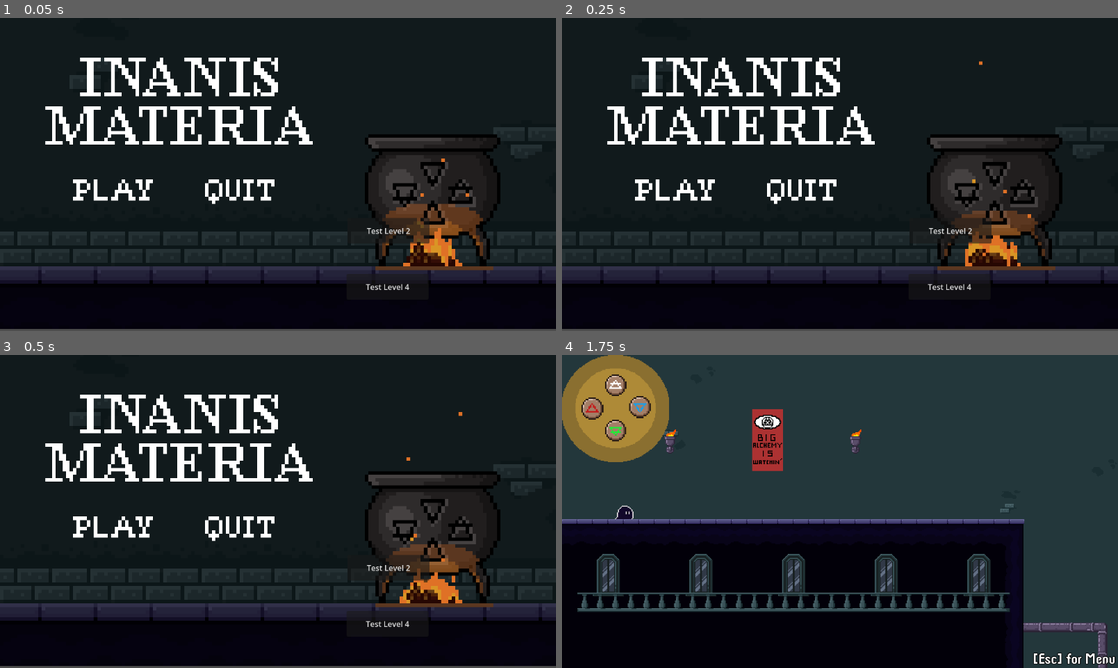
Above: before the commit, frames 1-4 (two rows, left to right).
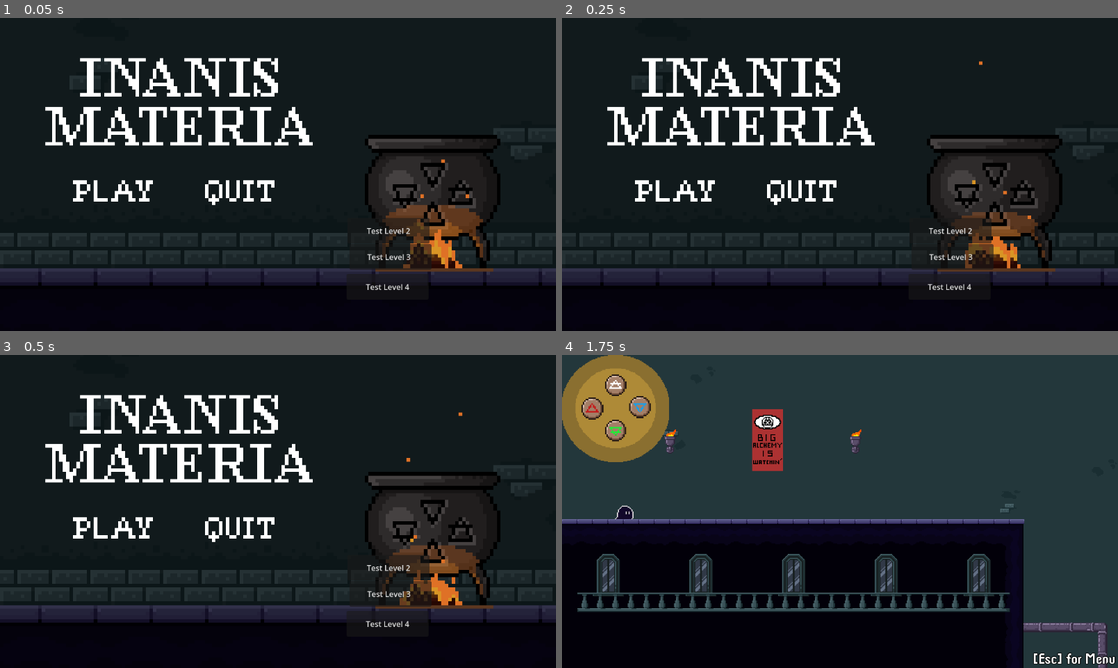
Above: after the commit, the same moments.

Repository: XChronosCS/Inanis-Materia
Game: Godot game, scene res://main.tscn
Two runs of this game, one before a commit and one after it. Both use one fixed random seed, a clock stepped at 60 frames per second and the inputs below.
Inputs:
- Up to frame 1 (0.05 s): no input
- Up to frame 2 (0.25 s): no input
- Up to frame 3 (0.5 s): no input
- Up to frame 4 (1.75 s): click "Test Level 2" at 0.5 s; click "Test Level 4" at 1.25 s

The runs differ from the first frame. In frame 1, 4.9% of the frame differs, in the area x 0-100%, y 12-100%; in frame 2, 4.9%; in frame 3, 4.9%; in frame 4, nothing differs.

Commit message:
August 7th Added Audio Support

Diff:
--- a/Assets/Levels/Level 1/level_1.tscn
+++ b/Assets/Levels/Level 1/level_1.tscn
@@ -12,6 +12,7 @@
 [ext_resource type="Texture2D" uid="uid://heqthntuse7i" path="res://Assets/Sprites/Next Level Sign.png" id="7_ohl0y"]
 [ext_resource type="PackedScene" uid="uid://enc2cv2i2cqb" path="res://Assets/Objects/Collectables/InfoBall.tscn" id="8_df1yq"]
 [ext_resource type="PackedScene" uid="uid://dquugpob5xs2g" path="res://Assets/Objects/textbox.tscn" id="9_cpnoc"]
+[ext_resource type="AudioStream" uid="uid://bnr7ptvr0lgm3" path="res://Assets/Audio/SFX/Background/atmosbasement.mp3_.mp3" id="13_sjd44"]
 
 [sub_resource type="AtlasTexture" id="AtlasTexture_wa1hs"]
 atlas = ExtResource("7_8l23j")
@@ -203,6 +204,10 @@
 position = Vector2(2245, -1062)
 shape = SubResource("RectangleShape2D_eglc8")
 
+[node name="AudioStreamPlayer" type="AudioStreamPlayer" parent="."]
+stream = ExtResource("13_sjd44")
+autoplay = true
+
 [connection signal="body_entered" from="Elemental Powers" to="." method="_on_elemental_powers_body_entered"]
 [connection signal="body_entered" from="InfoBall1" to="." method="_on_info_ball_1_body_entered"]
 [connection signal="body_entered" from="InfoBall2" to="." method="_on_info_ball_2_body_entered"]
--- a/Assets/Levels/Level 2/level_2.gd
+++ b/Assets/Levels/Level 2/level_2.gd
@@ -4,6 +4,7 @@
 @onready var textbox1 = $L2Textbox1
 @onready var textbox2 = $L2Textbox2
 @onready var player = $Player
+@onready var audio_player = $AudioStreamPlayer
 @onready var starting_position_x = 0
 @onready var starting_position_y = 0
 
--- a/Assets/Levels/Level 2/level_2.tscn
+++ b/Assets/Levels/Level 2/level_2.tscn
@@ -12,8 +12,10 @@
 [ext_resource type="Script" path="res://Assets/Objects/Environmental Hazards/Wind Current/WindCurrent.gd" id="8_5nro1"]
 [ext_resource type="Texture2D" uid="uid://bdxx05miv3l3d" path="res://Assets/Sprites/Wind Current.png" id="9_plwok"]
 [ext_resource type="Script" path="res://Interactions/Interaction Area/interaction_area.gd" id="10_x0r6c"]
+[ext_resource type="AudioStream" uid="uid://2kit48th7l8p" path="res://Assets/Audio/SFX/Inanis/air_move.wav" id="11_dxx3k"]
 [ext_resource type="PackedScene" uid="uid://dquugpob5xs2g" path="res://Assets/Objects/textbox.tscn" id="11_joc4n"]
 [ext_resource type="PackedScene" uid="uid://enc2cv2i2cqb" path="res://Assets/Objects/Collectables/InfoBall.tscn" id="12_5o3pk"]
+[ext_resource type="AudioStream" uid="uid://bnr7ptvr0lgm3" path="res://Assets/Audio/SFX/Background/atmosbasement.mp3_.mp3" id="15_6u0c8"]
 
 [sub_resource type="AtlasTexture" id="AtlasTexture_w38uw"]
 atlas = ExtResource("9_plwok")
@@ -202,6 +204,9 @@
 position = Vector2(0, -87.875)
 shape = SubResource("RectangleShape2D_566kt")
 
+[node name="AudioStreamPlayer" type="AudioStreamPlayer" parent="WindCurrent"]
+stream = ExtResource("11_dxx3k")
+
 [node name="L2Textbox1" parent="." instance=ExtResource("11_joc4n")]
 visible = false
 full_text = Array[String](["This pipe here has broken, releasing a stream of gas. You can use the Alchemical Power of A …(322 unchanged characters)…
@@ -240,6 +245,10 @@
 [node name="CollisionShape2D" type="CollisionShape2D" parent="Area2D"]
 position = Vector2(916, 362)
 shape = SubResource("RectangleShape2D_bknrv")
+
+[node name="AudioStreamPlayer" type="AudioStreamPlayer" parent="."]
+stream = ExtResource("15_6u0c8")
+autoplay = true
 
 [connection signal="body_entered" from="WindCurrent/WindInteractionArea" to="WindCurrent" method="_on_wind_interaction_area_body_entered"]
 [connection signal="body_entered" from="WindCurrent/WindInteractionArea" to="WindCurrent/WindInteractionArea" method="_on_body_entered"]
--- a/Assets/Levels/Level 3/level_3.tscn
+++ b/Assets/Levels/Level 3/level_3.tscn
@@ -18,6 +18,7 @@
 [ext_resource type="PackedScene" uid="uid://enc2cv2i2cqb" path="res://Assets/Objects/Collectables/InfoBall.tscn" id="13_5b62b"]
 [ext_resource type="Texture2D" uid="uid://chka0nry1ax5x" path="res://Assets/Sprites/Phlogiston Resistance Symbol.png" id="13_fnjy7"]
 [ext_resource type="Script" path="res://Assets/Objects/Mechanical Objects/TeleportPointA.gd" id="14_jy6tg"]
+[ext_resource type="AudioStream" uid="uid://2kit48th7l8p" path="res://Assets/Audio/SFX/Inanis/air_move.wav" id="15_b0tm2"]
 [ext_resource type="Texture2D" uid="uid://c3xwfqrm8xd85" path="res://Assets/Sprites/Torn Big Alchemy Poster.png" id="15_en2ck"]
 [ext_resource type="Script" path="res://Assets/Objects/Mechanical Objects/TeleportPointB.gd" id="15_hiucy"]
 [ext_resource type="Texture2D" uid="uid://bcpc3kq8wwuec" path="res://Assets/Sprites/Blue Teleport Arrow.png" id="17_01wul"]
@@ -387,6 +388,9 @@
 [node name="CollisionShape2D" type="CollisionShape2D" parent="WindCurrent/WindInteractionArea"]
 position = Vector2(-1, -73.9063)
 shape = SubResource("RectangleShape2D_566kt")
+
+[node name="AudioStreamPlayer" type="AudioStreamPlayer" parent="WindCurrent"]
+stream = ExtResource("15_b0tm2")
 
 [node name="PushableObject" parent="." instance=ExtResource("6_1j4lo")]
 position = Vector2(386, -626)
--- a/Assets/Levels/Level 4/level_4.tscn
+++ b/Assets/Levels/Level 4/level_4.tscn
@@ -23,6 +23,7 @@
 [ext_resource type="Script" path="res://Interactions/Interaction Area/interaction_area.gd" id="18_6bm4j"]
 [ext_resource type="PackedScene" uid="uid://cpwgheyxg1vu7" path="res://Assets/Objects/Platforms/AluFloatingPlatform.tscn" id="19_p3btt"]
 [ext_resource type="PackedScene" uid="uid://rk3ydbcer58e" path="res://Assets/Objects/Environmental Hazards/Wind Current/WindCurrent.tscn" id="20_5eoht"]
+[ext_resource type="AudioStream" uid="uid://2kit48th7l8p" path="res://Assets/Audio/SFX/Inanis/air_move.wav" id="20_5p1fr"]
 [ext_resource type="PackedScene" uid="uid://dfc65dkt4d0u" path="res://Assets/Objects/Mechanical Objects/teleport.tscn" id="22_xxa3t"]
 
 [sub_resource type="RectangleShape2D" id="RectangleShape2D_nonbq"]
@@ -555,6 +556,9 @@
 [node name="CollisionShape2D" type="CollisionShape2D" parent="PushableCauldron3/WindCurrent/WindInteractionArea"]
 position = Vector2(-2, -209.75)
 shape = SubResource("RectangleShape2D_566kt")
+
+[node name="AudioStreamPlayer" type="AudioStreamPlayer" parent="PushableCauldron3/WindCurrent"]
+stream = ExtResource("20_5p1fr")
 
 [node name="AnimationPlayer" type="AnimationPlayer" parent="PushableCauldron3"]
 libraries = {
--- a/Assets/Objects/Environmental Hazards/Wind Current/WindCurrent.gd
+++ b/Assets/Objects/Environmental Hazards/Wind Current/WindCurrent.gd
@@ -7,6 +7,7 @@
 @export var max_height: float = -400
 @export var lift_speed: float = -20
 @onready var lift_enabled = false
+@onready var audio_player = $AudioStreamPlayer
 
 
 func _ready():
@@ -26,6 +27,7 @@
 func _on_interact():
 		DataSave.flags.air_power_activated = not DataSave.flags.air_power_activated
 		player.air_current_animation = not player.air_current_animation
+		audio_player.play()
 		lift_enabled = not lift_enabled
 
 
--- a/Assets/Objects/Environmental Hazards/Wind Current/WindCurrent.tscn
+++ b/Assets/Objects/Environmental Hazards/Wind Current/WindCurrent.tscn
@@ -1,8 +1,9 @@
-[gd_scene load_steps=20 format=3 uid="uid://rk3ydbcer58e"]
+[gd_scene load_steps=21 format=3 uid="uid://rk3ydbcer58e"]
 
 [ext_resource type="Script" path="res://Assets/Objects/Environmental Hazards/Wind Current/WindCurrent.gd" id="1_87e5e"]
 [ext_resource type="Texture2D" uid="uid://bdxx05miv3l3d" path="res://Assets/Sprites/Wind Current.png" id="2_ykl6n"]
 [ext_resource type="Script" path="res://Interactions/Interaction Area/interaction_area.gd" id="3_2yncm"]
+[ext_resource type="AudioStream" uid="uid://2kit48th7l8p" path="res://Assets/Audio/SFX/Inanis/air_move.wav" id="4_sub4q"]
 
 [sub_resource type="AtlasTexture" id="AtlasTexture_w38uw"]
 atlas = ExtResource("2_ykl6n")
@@ -137,6 +138,9 @@
 position = Vector2(-0.5, -64.25)
 shape = SubResource("RectangleShape2D_566kt")
 
+[node name="AudioStreamPlayer" type="AudioStreamPlayer" parent="."]
+stream = ExtResource("4_sub4q")
+
 [connection signal="body_entered" from="WindInteractionArea" to="." method="_on_wind_interaction_area_body_entered"]
 [connection signal="body_entered" from="WindInteractionArea" to="WindInteractionArea" method="_on_body_entered"]
 [connection signal="body_exited" from="WindInteractionArea" to="." method="_on_wind_interaction_area_body_exited"]
--- a/Assets/Objects/Pushable Objects/pushable_cauldron.tscn
+++ b/Assets/Objects/Pushable Objects/pushable_cauldron.tscn
@@ -9,6 +9,7 @@
 [ext_resource type="Script" path="res://Assets/Objects/Environmental Hazards/Wind Current/WindCurrent.gd" id="7_l3s8q"]
 [ext_resource type="Texture2D" uid="uid://bdxx05miv3l3d" path="res://Assets/Sprites/Wind Current.png" id="8_pxgbn"]
 [ext_resource type="Script" path="res://Interactions/Interaction Area/interaction_area.gd" id="9_6k2cn"]
+[ext_resource type="AudioStream" uid="uid://2kit48th7l8p" path="res://Assets/Audio/SFX/Inanis/air_move.wav" id="10_ei5nw"]
 
 [sub_resource type="RectangleShape2D" id="RectangleShape2D_nonbq"]
 size = Vector2(43, 37)
@@ -442,6 +443,9 @@
 position = Vector2(0, -44)
 shape = SubResource("RectangleShape2D_566kt")
 
+[node name="AudioStreamPlayer" type="AudioStreamPlayer" parent="WindCurrent"]
+stream = ExtResource("10_ei5nw")
+
 [node name="AnimationPlayer" type="AnimationPlayer" parent="."]
 libraries = {
 "": SubResource("AnimationLibrary_d7yyk")
--- a/PauseMenu.gd
+++ b/PauseMenu.gd
@@ -18,7 +18,8 @@
 
 
 func _on_quit_pressed():
-	get_tree().quit() # Replace with function body.
+	get_tree().paused = false# Replace with function body.
+	transition.transition_to("res://main.tscn")
 
 
 func _on_resume_pressed():
--- a/PauseMenu.tscn
+++ b/PauseMenu.tscn
@@ -34,6 +34,7 @@
 offset_bottom = 582.0
 
 [node name="Reset" type="Button" parent="Panel"]
+layout_mode = 0
 offset_left = 373.0
 offset_top = 75.0
 offset_right = 653.0
@@ -47,6 +48,7 @@
 text = "RESET LEVEL"
 
 [node name="Quit" type="Button" parent="Panel"]
+layout_mode = 0
 offset_left = 375.0
 offset_top = 330.0
 offset_right = 649.0
@@ -60,6 +62,7 @@
 "
 
 [node name="Resume" type="Button" parent="Panel"]
+layout_mode = 0
 offset_left = 375.0
 offset_top = 203.0
 offset_right = 650.0
--- a/Player/player.gd
+++ b/Player/player.gd
@@ -21,6 +21,7 @@
 @onready var unskippable_animation: bool = false # Flag for when any of the animations I want to play fully are performed. Combinees several flags into one
 @onready var melt_animation: bool = false
 @onready var landing = false
+@onready var audio_player = $AudioStreamPlayer
 
 func _ready():
 	camera.limit_bottom = camera_constraints[0]
@@ -82,6 +83,7 @@
 				velocity.y = JUMP_VELOCITY
 				jumping_animation = false
 			if air_current_animation:
+
 				anim.play("Rise")
 
 
--- a/Player/player.tscn
+++ b/Player/player.tscn
@@ -1,7 +1,11 @@
-[gd_scene load_steps=82 format=3 uid="uid://b8ptl0m5d13qk"]
+[gd_scene load_steps=86 format=3 uid="uid://b8ptl0m5d13qk"]
 
 [ext_resource type="Script" path="res://Player/player.gd" id="1_coqo4"]
+[ext_resource type="AudioStream" uid="uid://bqypmcwtqn4oc" path="res://Assets/Audio/SFX/Inanis/Inanis Jump.ogg" id="2_2i7b1"]
 [ext_resource type="Texture2D" uid="uid://cc61jnmfg5a2f" path="res://Assets/Inanis Sprites/inanis_fire_blow.png" id="2_48ldk"]
+[ext_resource type="AudioStream" uid="uid://d242q6ydrj78c" path="res://Assets/Audio/SFX/Inanis/Inanis Fire Power.wav" id="2_jgqdq"]
+[ext_resource type="AudioStream" uid="uid://d4j83kenro7h7" path="res://Assets/Audio/SFX/Inanis/Inanis Run.ogg" id="3_yqfcn"]
+[ext_resource type="AudioStream" uid="uid://b7xne3onhckas" path="res://Assets/Audio/SFX/Inanis/Inanis Earth Power.ogg" id="4_477re"]
 [ext_resource type="Texture2D" uid="uid://b4tkg0nk1i13p" path="res://Assets/Inanis Sprites/inanis_water_zen.png" id="4_mrlpn"]
 [ext_resource type="Texture2D" uid="uid://cnlkm1vn5pnby" path="res://Assets/Inanis Sprites/inanis_idle.png" id="5_4jmlj"]
 [ext_resource type="Texture2D" uid="uid://d2fxj0dcvy6hv" path="res://Assets/Inanis Sprites/inanis_melt.png" id="6_fuo1m"]
@@ -38,6 +42,21 @@
 "update": 1,
 "values": [0, 1, 2, 3, 4, 5, 6, 7]
 }
+tracks/2/type = "audio"
+tracks/2/imported = false
+tracks/2/enabled = true
+tracks/2/path = NodePath("AudioStreamPlayer")
+tracks/2/interp = 1
+tracks/2/loop_wrap = true
+tracks/2/keys = {
+"clips": [{
+"end_offset": 0.978825,
+"start_offset": 0.183848,
+"stream": ExtResource("2_jgqdq")
+}],
+"times": PackedFloat32Array(0)
+}
+tracks/2/use_blend = true
 
 [sub_resource type="Animation" id="Animation_rsweq"]
 resource_name = "Death"
@@ -177,11 +196,26 @@
 tracks/1/interp = 2
 tracks/1/loop_wrap = true
 tracks/1/keys = {
-"times": PackedFloat32Array(0, 0.1, 0.2, 0.3, 0.4, 0.5, 0.6),
-"transitions": PackedFloat32Array(1, 1, 1, 1, 1, 1, 1),
+"times": PackedFloat32Array(0, 0.1, 0.2, 0.3, 0.4),
+"transitions": PackedFloat32Array(1, 1, 1, 1, 1),
 "update": 0,
-"values": [0, 1, 2, 3, 4, 5, 6]
-}
+"values": [0, 1, 2, 3, 4]
+}
+tracks/2/type = "audio"
+tracks/2/imported = false
+tracks/2/enabled = true
+tracks/2/path = NodePath("AudioStreamPlayer")
+tracks/2/interp = 1
+tracks/2/loop_wrap = true
+tracks/2/keys = {
+"clips": [{
+"end_offset": 0.0,
+"start_offset": 0.0,
+"stream": ExtResource("2_2i7b1")
+}],
+"times": PackedFloat32Array(0)
+}
+tracks/2/use_blend = true
 
 [sub_resource type="Animation" id="Animation_se8qo"]
 resource_name = "Land"
@@ -240,6 +274,21 @@
 "update": 1,
 "values": [0, 1, 2, 3]
 }
+tracks/2/type = "audio"
+tracks/2/imported = false
+tracks/2/enabled = true
+tracks/2/path = NodePath("AudioStreamPlayer")
+tracks/2/interp = 1
+tracks/2/loop_wrap = true
+tracks/2/keys = {
+"clips": [{
+"end_offset": 0.0,
+"start_offset": 0.0,
+"stream": ExtResource("4_477re")
+}],
+"times": PackedFloat32Array(0)
+}
+tracks/2/use_blend = true
 
 [sub_resource type="Animation" id="Animation_4x231"]
 length = 0.001
@@ -353,6 +402,21 @@
 "update": 1,
 "values": [0, 1, 2, 3]
 }
+tracks/2/type = "audio"
+tracks/2/imported = false
+tracks/2/enabled = true
+tracks/2/path = NodePath("AudioStreamPlayer")
+tracks/2/interp = 1
+tracks/2/loop_wrap = true
+tracks/2/keys = {
+"clips": [{
+"end_offset": 0.0,
+"start_offset": 0.0,
+"stream": ExtResource("3_yqfcn")
+}],
+"times": PackedFloat32Array(0)
+}
+tracks/2/use_blend = true
 
 [sub_resource type="AnimationLibrary" id="AnimationLibrary_6hr1n"]
 _data = {
@@ -848,6 +912,9 @@
 position = Vector2(0, 7)
 shape = SubResource("RectangleShape2D_vwngf")
 
+[node name="AudioStreamPlayer" type="AudioStreamPlayer" parent="."]
+volume_db = -10.0
+
 [connection signal="animation_finished" from="AnimationPlayer" to="." method="_on_animation_player_animation_finished"]
 [connection signal="animation_finished" from="AnimatedSprite2D" to="." method="_on_animated_sprite_2d_animation_finished"]
 [connection signal="body_entered" from="StandingDection" to="." method="_on_area_2d_body_entered"]
--- a/main.tscn
+++ b/main.tscn
@@ -1,9 +1,10 @@
-[gd_scene load_steps=15 format=3 uid="uid://dam6xbir407me"]
+[gd_scene load_steps=16 format=3 uid="uid://dam6xbir407me"]
 
 [ext_resource type="Script" path="res://main.gd" id="1_teyo1"]
 [ext_resource type="Texture2D" uid="uid://jw1nplvqio78" path="res://Assets/UI/ezgif-4-e2098ddc25.png" id="2_esdac"]
 [ext_resource type="Texture2D" uid="uid://c08pm4jwsgb3j" path="res://Assets/UI/Play Button Highlight.png" id="3_owfb2"]
 [ext_resource type="Texture2D" uid="uid://cbh8tvcrbkuxj" path="res://Assets/UI/Quit Button Highlight.png" id="4_ygeeg"]
+[ext_resource type="AudioStream" uid="uid://5wa3mowvgcnv" path="res://Assets/Audio/Music/tiny_sad_lonly_theme.ogg" id="5_2pl70"]
 
 [sub_resource type="AtlasTexture" id="AtlasTexture_yi03l"]
 atlas = ExtResource("2_esdac")
@@ -56,8 +57,8 @@
 script = ExtResource("1_teyo1")
 
 [node name="Sprite2D2" type="AnimatedSprite2D" parent="."]
-position = Vector2(576, 320)
-scale = Vector2(0.6, 0.6)
+position = Vector2(576, 322)
+scale = Vector2(0.6, 0.603704)
 sprite_frames = SubResource("SpriteFrames_fsxn4")
 animation = &"TitleScreen"
 frame_progress = 0.181462
@@ -80,7 +81,6 @@
 "
 
 [node name="Play3" type="Button" parent="."]
-visible = false
 offset_left = 724.0
 offset_top = 468.0
 offset_right = 894.0
@@ -106,6 +106,10 @@
 theme_override_styles/hover = SubResource("StyleBoxTexture_dwf4p")
 theme_override_styles/pressed = SubResource("StyleBoxTexture_5tokr")
 
+[node name="AudioStreamPlayer" type="AudioStreamPlayer" parent="."]
+stream = ExtResource("5_2pl70")
+autoplay = true
+
 [connection signal="pressed" from="Play" to="." method="_on_play_pressed"]
 [connection signal="pressed" from="Play2" to="." method="_on_play_2_pressed"]
 [connection signal="pressed" from="Play3" to="." method="_on_play_3_pressed"]
--- a/project.godot
+++ b/project.godot
@@ -23,8 +23,7 @@
 
 [display]
 
-window/stretch/mode="canvas_items"
-window/stretch/scale_mode="integer"
+window/stretch/mode="viewport"
 
 [editor]
 
@@ -51,6 +50,7 @@
 jump={
 "deadzone": 0.5,
 "events": [Object(InputEventKey,"resource_local_to_scene":false,"resource_name":"","device":-1,"window_id":0,"alt_pressed":false,"shift_pressed":false,"ctrl_pressed":false,"meta_pressed":false,"pressed":false,"keycode":0,"physical_keycode":32,"key_label":0,"unicode":32,"echo":false,"script":null)
+, Object(InputEventKey,"resource_local_to_scene":false,"resource_name":"","device":-1,"window_id":0,"alt_pressed":false,"shift_pressed":false,"ctrl_pressed":false,"meta_pressed":false,"pressed":false,"keycode":0,"physical_keycode":4194320,"key_label":0,"unicode":0,"echo":false,"script":null)
 ]
 }
 interact={
Not shown, added: Assets/Audio/Music/a_town_in_ruins.ogg.import
Not shown, added: Assets/Audio/Music/tiny_sad_lonly_theme.ogg.import
Not shown, added: Assets/Audio/SFX/Background/atmosbasement.mp3_.mp3.import
Not shown, added: Assets/Audio/SFX/Inanis/Inanis Earth Power.ogg.import
Not shown, added: Assets/Audio/SFX/Inanis/Inanis Fire Power.wav.import
Not shown, added: Assets/Audio/SFX/Inanis/Inanis Jump.ogg.import
Not shown, added: Assets/Audio/SFX/Inanis/Inanis Run.ogg.import
Not shown, added: Assets/Audio/SFX/Inanis/air_move.wav.import
Not shown, added: Assets/Audio/SFX/Inanis/slime_jump.wav.import
Not shown: 1 places in Assets/Levels/Level 1/level_1.tscn that only renumber resources
Not shown: 1 places in Assets/Levels/Level 2/level_2.tscn that only renumber resources
Not shown: 1 places in Assets/Levels/Level 3/level_3.tscn that only renumber resources
(and 36 more such lines)
